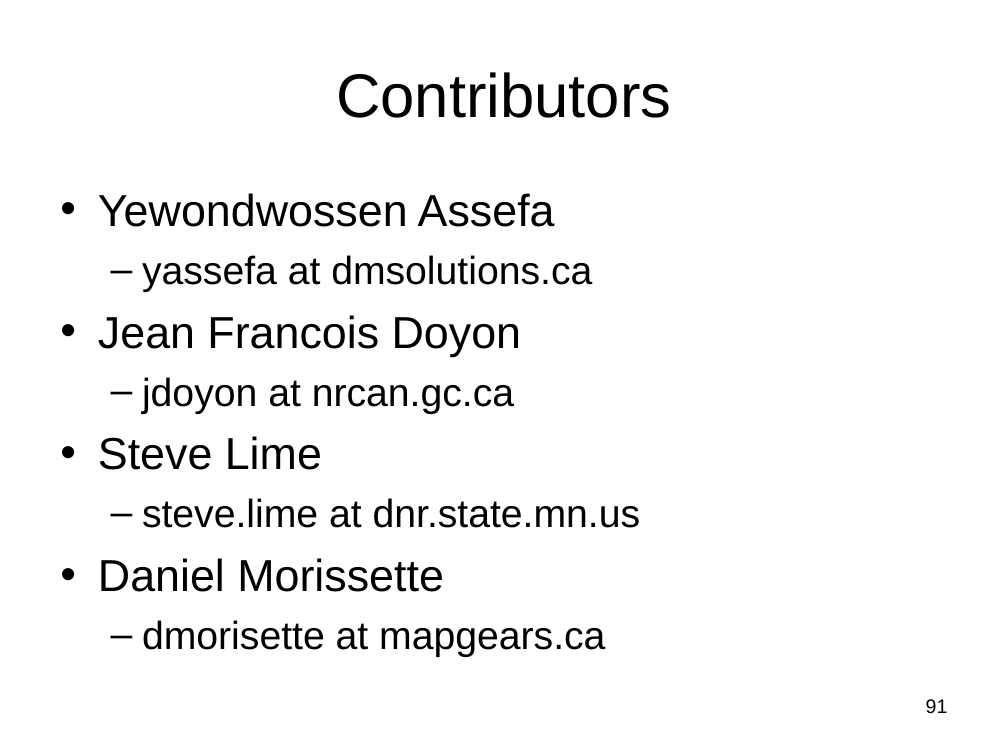
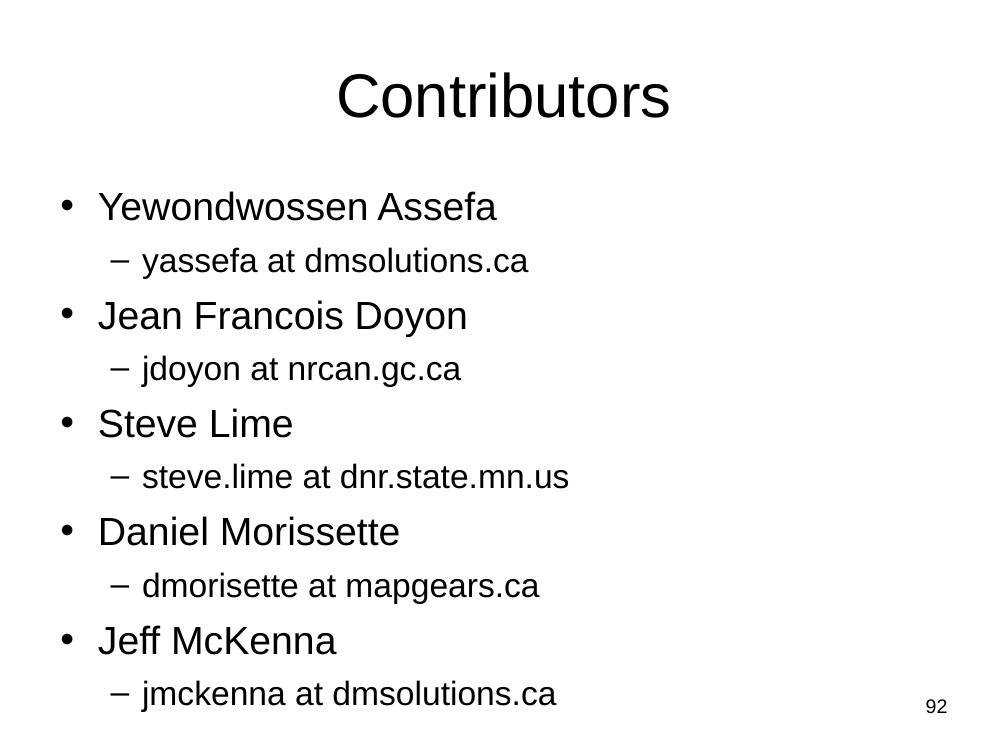
Before and after one commit to MapServer/ms-ogc-workshop, a slide deck: slide 92 of doc/ms_ogc_workshop.ppt (slide 91 before the commit). Drawn at 1008x756 pixels with LibreOffice and Linux fonts; fonts in the diff are those of the drawing. Boxes give left, top, right and bottom in pixels: in the first picture for what was removed or moved away, otherwise in the second. Text is boxed around its words. In the diff, an @@ line names an element or a change of style, - is before the commit and + after.

```diff
--- a/doc/ms_ogc_workshop.ppt
+++ b/doc/ms_ogc_workshop.ppt
@@ text at box(98, 191, 570, 604): size 32 to 28 pt in "Yewondwossen Assefa", "Jean Francois Doyon", "Steve Lime", "Daniel Morissette"; size 28 to 24 pt in "yassefa at dmsolutions.ca", "jdoyon at nrcan.gc.ca", "steve.lime at dnr.state.mn.us", "dmorisette at mapgears.ca" @@
@@ text at box(98, 625, 556, 712): paragraphs added @@
+• Jeff McKenna
+  – jmckenna at dmsolutions.ca
@@ page number at box(926, 699, 948, 714): text changed @@
-91
+92
```
Also in this commit, not shown: 2 other slides changed, 1 slide added.
